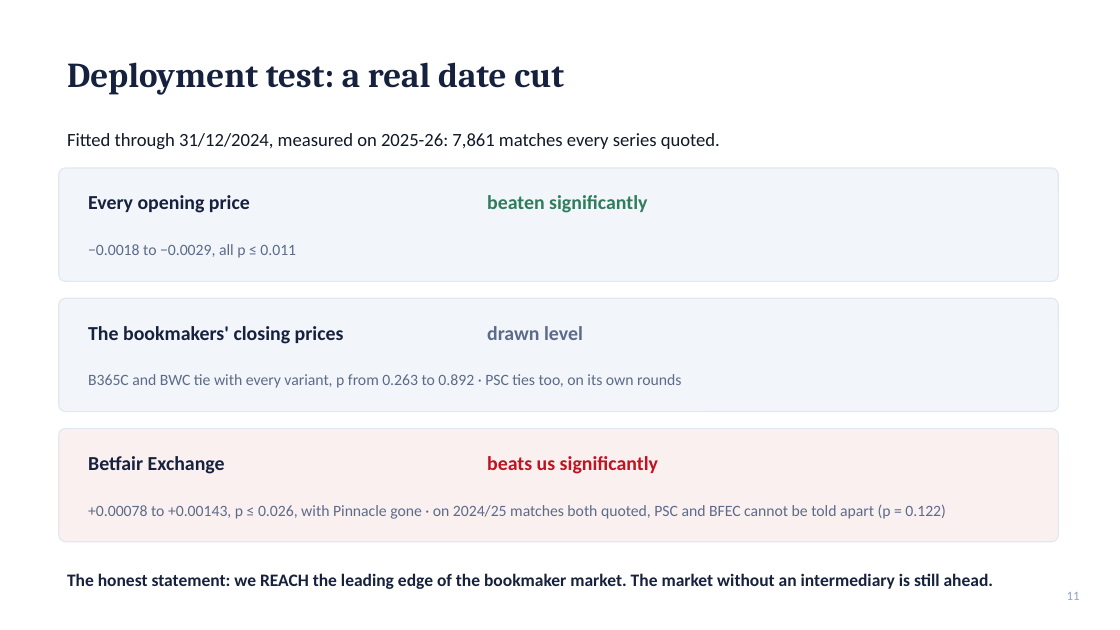
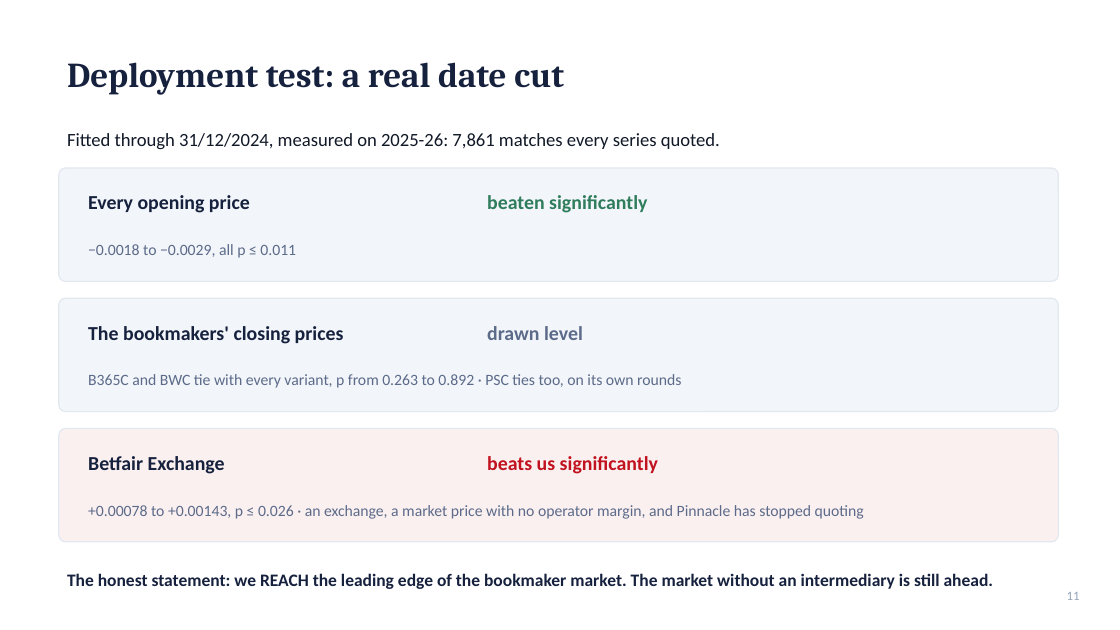
Before and after one commit to stefanos212/online-learning-betting-odds, a slide deck: slide 11 of docs/defense_presentation_short.pptx. Drawn at 1120x630 pixels with LibreOffice and Linux fonts; fonts in the diff are those of the drawing. Boxes give left, top, right and bottom in pixels: in the first picture for what was removed or moved away, otherwise in the second. Text is boxed around its words. In the diff, an @@ line names an element or a change of style, - is before the commit and + after.

```diff
--- a/docs/defense_presentation_short.pptx
+++ b/docs/defense_presentation_short.pptx
@@ text at bbox=[88, 505, 864, 519]: text changed @@
-+0.00078 to +0.00143, p ≤ 0.026, with Pinnacle gone · on 2024/25 matches both quoted, PSC and BFEC cannot be told apart (p = 0.122)
++0.00078 to +0.00143, p ≤ 0.026 · an exchange, a market price with no operator margin, and Pinnacle has stopped quoting
```
Also in this commit, not shown: 1 other slide changed, 1 slide added, 1 other file.
